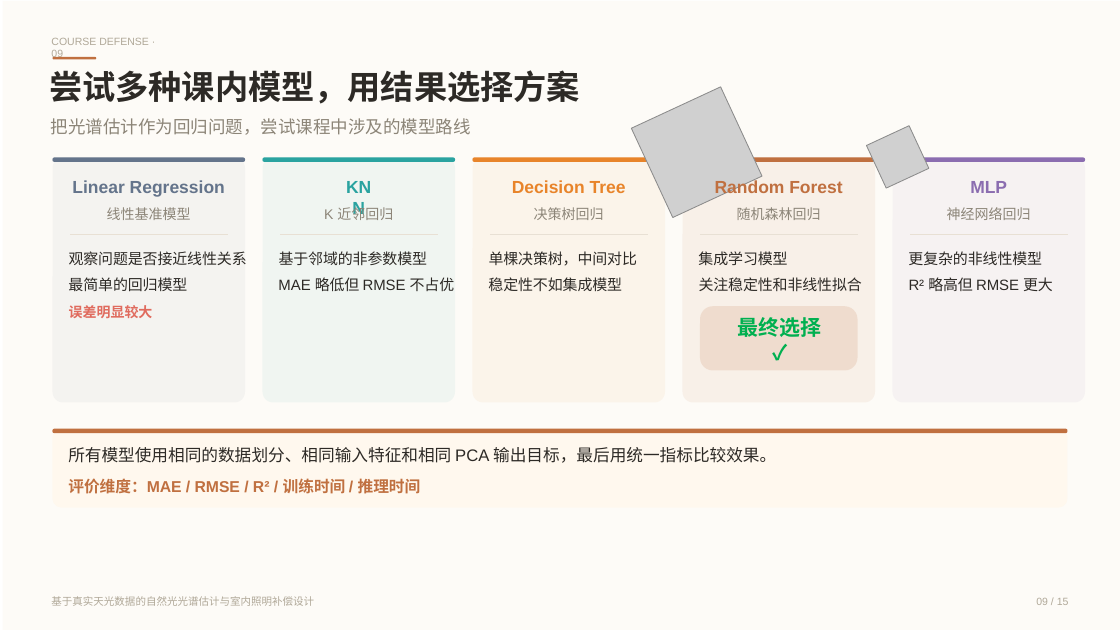
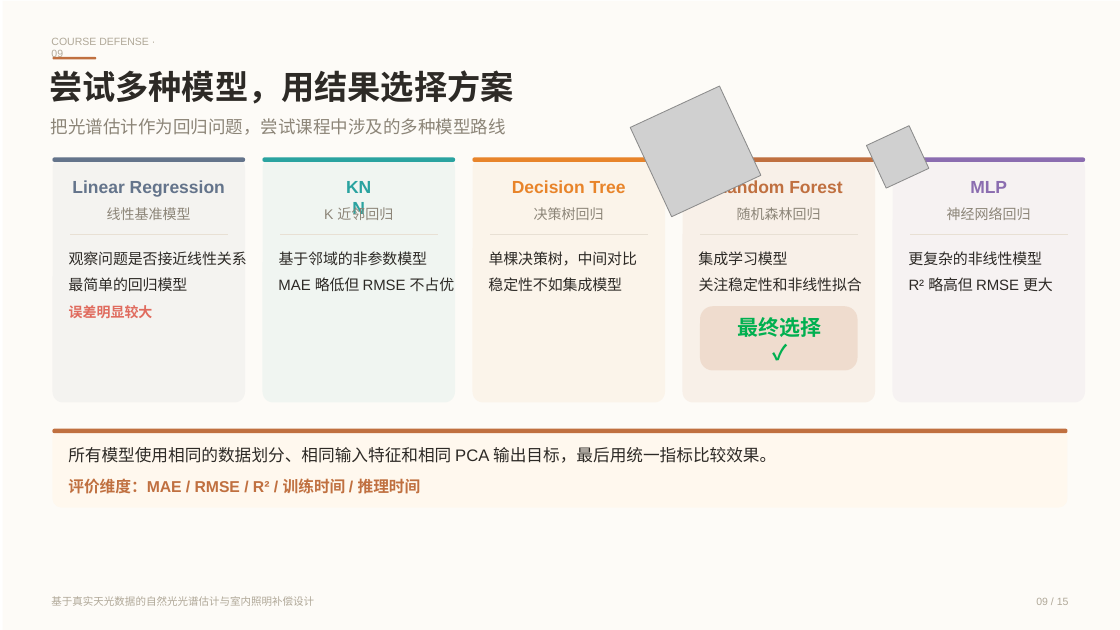
Before and after one commit to kmgcc/Pythian, a slide deck: slide 9 of python 课设_答辩 PPT/python_course_defense_20260615_171117.pptx. Drawn at 1120x630 pixels with LibreOffice and Linux fonts; fonts in the diff are those of the drawing; grey boxes stand for pictures. Boxes give left, top, right and bottom in pixels: in the first picture for what was removed or moved away, otherwise in the second. Text is boxed around its words. In the diff, an @@ line names an element or a change of style, - is before the commit and + after.

```diff
--- a/python 课设_答辩 PPT/python_course_defense_20260615_171117.pptx
+++ b/python 课设_答辩 PPT/python_course_defense_20260615_171117.pptx
@@ text at (x1=49, y1=70, x2=514, y2=104): text changed @@
-尝试多种课内模型，用结果选择方案
+尝试多种模型，用结果选择方案
@@ text at (x1=51, y1=118, x2=506, y2=135): text changed @@
-把光谱估计作为回归问题，尝试课程中涉及的模型路线
+把光谱估计作为回归问题，尝试课程中涉及的多种模型路线
```
Also in this commit, not shown: 8 other slides changed, 4 other files.
